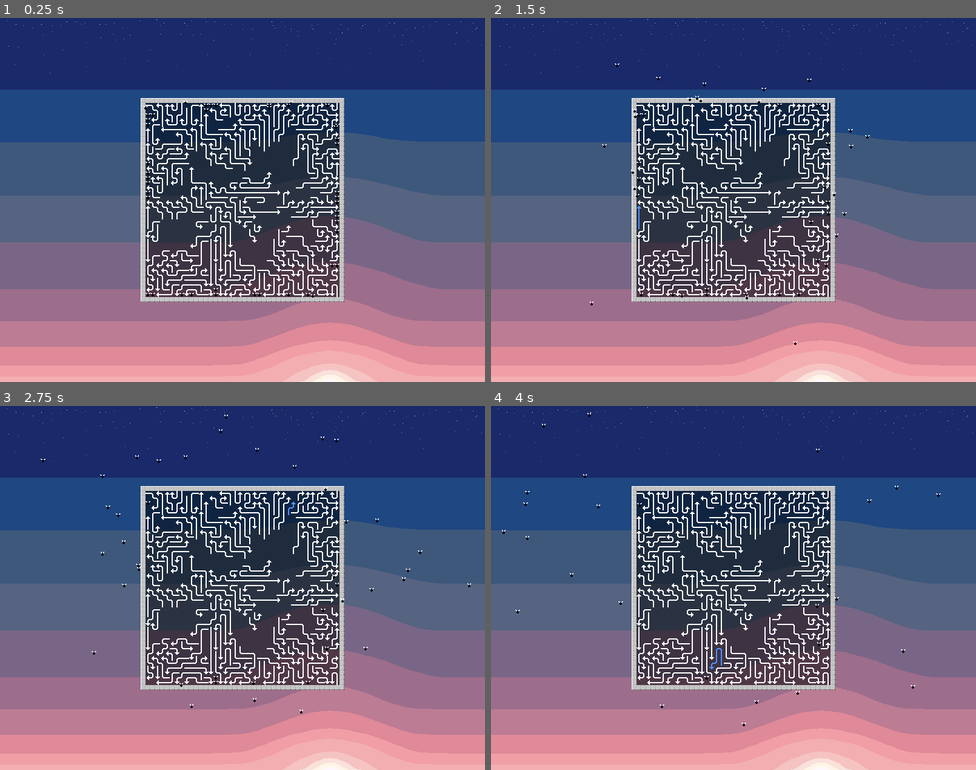
Above: before the commit, frames 1-4 (two rows, left to right).
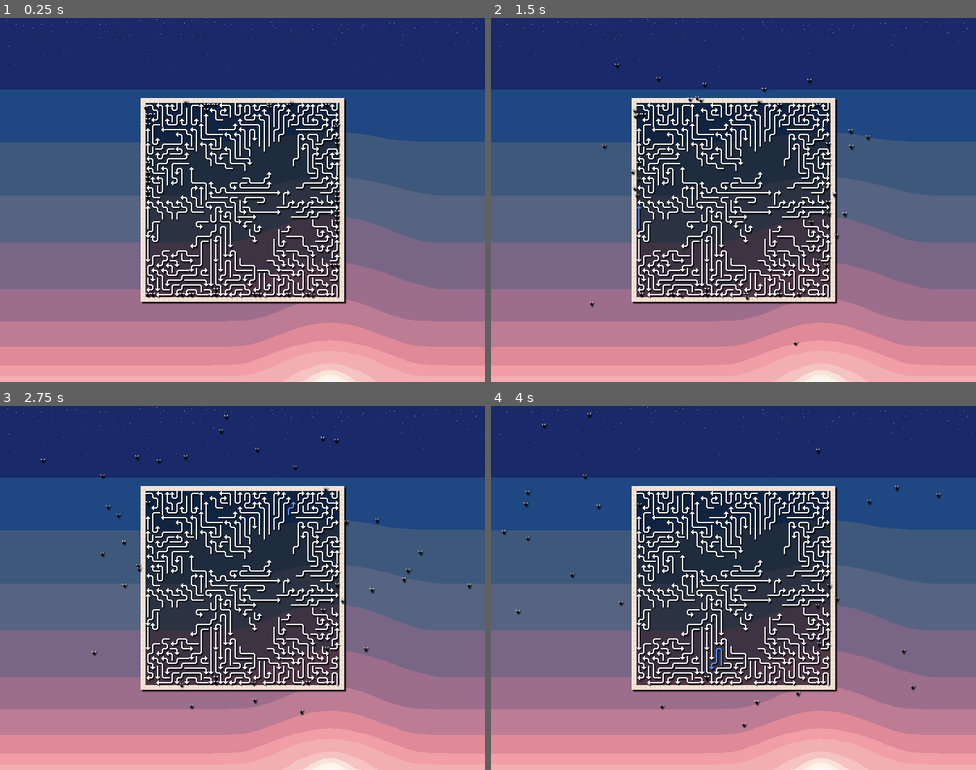
Above: after the commit, the same moments.

Repository: paulguy/arrow-game
Game: Godot game, scene res://game.tscn
The game is run twice, just before and just after one commit, with the same random seed, the same clock (stepped at 60 frames per second) and the same inputs.
Inputs (mouse positions are in pixels of both pictures, inside the frame that each line leads up to):
- Up to frame 1 (0.25 s): no input
- Up to frame 2 (1.5 s): tap Enter at 0.5 s; move the mouse to (840, 181) at 0.52 s; click (840, 181) at 0.67 s; move the mouse to (636, 218) at 1.27 s; click (636, 218) at 1.42 s
- Up to frame 3 (2.75 s): move the mouse to (291, 507) at 2.02 s; click (291, 507) at 2.17 s
- Up to frame 4 (4 s): move the mouse to (709, 660) at 2.77 s; click (709, 660) at 2.92 s; move the mouse to (879, 642) at 3.52 s; click (879, 642) at 3.67 s

The runs differ from the first frame. In frame 1, 6.3% of the frame differs, in the area x 29-72%, y 22-79%; in frame 2, 6.3%; in frame 3, 6.4%, in the area x 8-98%, y 2-85%; in frame 4, 6.4%.

Commit message:
Add shadow effects and revise some graphics.

Diff:
--- a/ArrowView.gd
+++ b/ArrowView.gd
@@ -13,10 +13,8 @@
 var offscreen_overhang : int
 var astar : AStarGrid2D
 
-func _ready():
-	position = tile_map.tile_set.tile_size
-
 func make_map(size : Vector2i):
+	position = (get_viewport_rect().end - Vector2(size * tile_map.tile_set.tile_size)) / 2.0
 	if arrow_map != null:
 		arrow_map.free()
 	arrow_map = ArrowMap.new(size, 3, 10)
@@ -41,25 +39,22 @@
 		pos += ArrowMap.UPDATE_POS[towards]
 		tile_map.set_cell(pos, 0, Vector2i(column, tile_map.get_cell_atlas_coords(pos).y))
 
-func _input(e : InputEvent):
+func click_snake(pos : Vector2):
 	if active_snake == null and \
-	   offscreen_snake == null and \
-	   e is InputEventMouseButton:
-		var mouse_e : InputEventMouseButton = e as InputEventMouseButton
-		if mouse_e.pressed and mouse_e.button_mask & MOUSE_BUTTON_MASK_LEFT:
-			var snake_idx : int = arrow_map.select_snake(get_local_mouse_position() / Vector2(tile_map.tile_set.tile_size))
-			if snake_idx >= 0:
-				if snake_idx == last_snake:
-					# starting
-					active_index = snake_idx
-					active_snake = arrow_map.snakes[active_index].copy()
-					set_snake_column(active_snake, 0)
-					last_snake = -1
-				else:
-					if last_snake >= 0:
-						set_snake_column(arrow_map.snakes[last_snake], 0)
-					set_snake_column(arrow_map.snakes[snake_idx], 1)
-					last_snake = snake_idx
+	   offscreen_snake == null:
+		var snake_idx : int = arrow_map.select_snake(pos / Vector2(tile_map.tile_set.tile_size))
+		if snake_idx >= 0:
+			if snake_idx == last_snake:
+				# starting
+				active_index = snake_idx
+				active_snake = arrow_map.snakes[active_index].copy()
+				set_snake_column(active_snake, 0)
+				last_snake = -1
+			else:
+				if last_snake >= 0:
+					set_snake_column(arrow_map.snakes[last_snake], 0)
+				set_snake_column(arrow_map.snakes[snake_idx], 1)
+				last_snake = snake_idx
 
 func get_fly_path(from : Vector2i) -> Array[Vector2i]:
 	var center : Vector2i = astar.region.get_center()
--- /dev/null
+++ b/ArrowViewportBlur.gdshader
@@ -0,0 +1,39 @@
+shader_type canvas_item;
+
+const float weight = 1.0 / 36.0;
+const mat4 blur = mat4(
+	vec4(weight, weight * 2.0, weight * 2.0, weight),
+	vec4(weight * 2.0, weight * 4.0, weight * 4.0, weight * 2.0),
+	vec4(weight * 2.0, weight * 4.0, weight * 4.0, weight * 2.0),
+	vec4(weight, weight * 2.0, weight * 2.0, weight)
+);
+
+void vertex() {
+	// Called for every vertex the material is visible on.
+}
+
+void fragment() {
+	// Called for every pixel the material is visible on.
+	COLOR.rgb = vec3(0.0);
+	COLOR.a = texture(TEXTURE, UV + (TEXTURE_PIXEL_SIZE * vec2(-1.5, -1.5))).a * blur[0][0] +
+			  texture(TEXTURE, UV + (TEXTURE_PIXEL_SIZE * vec2(-0.5, -1.5))).a * blur[0][1] +
+			  texture(TEXTURE, UV + (TEXTURE_PIXEL_SIZE * vec2( 0.5, -1.5))).a * blur[0][2] +
+			  texture(TEXTURE, UV + (TEXTURE_PIXEL_SIZE * vec2( 1.5, -1.5))).a * blur[0][3] +
+			  texture(TEXTURE, UV + (TEXTURE_PIXEL_SIZE * vec2(-1.5, -0.5))).a * blur[1][0] +
+			  texture(TEXTURE, UV + (TEXTURE_PIXEL_SIZE * vec2(-0.5, -0.5))).a * blur[1][1] +
+			  texture(TEXTURE, UV + (TEXTURE_PIXEL_SIZE * vec2( 0.5, -0.5))).a * blur[1][2] +
+			  texture(TEXTURE, UV + (TEXTURE_PIXEL_SIZE * vec2( 1.5, -0.5))).a * blur[1][3] +
+			  texture(TEXTURE, UV + (TEXTURE_PIXEL_SIZE * vec2(-1.5,  0.5))).a * blur[2][0] +
+			  texture(TEXTURE, UV + (TEXTURE_PIXEL_SIZE * vec2(-0.5,  0.5))).a * blur[2][1] +
+			  texture(TEXTURE, UV + (TEXTURE_PIXEL_SIZE * vec2( 0.5,  0.5))).a * blur[2][2] +
+			  texture(TEXTURE, UV + (TEXTURE_PIXEL_SIZE * vec2( 1.5,  0.5))).a * blur[2][3] +
+			  texture(TEXTURE, UV + (TEXTURE_PIXEL_SIZE * vec2(-1.5,  1.5))).a * blur[3][0] +
+			  texture(TEXTURE, UV + (TEXTURE_PIXEL_SIZE * vec2(-0.5,  1.5))).a * blur[3][1] +
+			  texture(TEXTURE, UV + (TEXTURE_PIXEL_SIZE * vec2( 0.5,  1.5))).a * blur[3][2] +
+			  texture(TEXTURE, UV + (TEXTURE_PIXEL_SIZE * vec2( 1.5,  1.5))).a * blur[3][3];
+}
+
+//void light() {
+//	// Called for every pixel for every light affecting the CanvasItem.
+//	// Uncomment to replace the default light processing function with this one.
+//}
--- a/fly.gd
+++ b/fly.gd
@@ -11,7 +11,6 @@
 var cell_size : Vector2i
 var time : float = 0.0
 var anim_time : float = 0.0
-var anim : int = 0
 
 @onready var sprite : Sprite2D = $Sprite
 
--- a/game.gd
+++ b/game.gd
@@ -19,8 +19,18 @@
 const BORDER_R : Vector2i = Vector2i(4, 0)
 const BORDER_R_ALT : int = 1
 const BORDER_BG : Vector2i = Vector2i(5, 0)
+const BORDER_SHADOW_BL : Vector2i = Vector2i(0, 1)
+const BORDER_SHADOW_BL_ALT : int = 0
+const BORDER_SHADOW_TR : Vector2i = Vector2i(0, 1)
+const BORDER_SHADOW_TR_ALT : int = 1
+const BORDER_SHADOW_BR : Vector2i = Vector2i(2, 1)
+const BORDER_SHADOW_BR_ALT : int = 0
+const BORDER_SHADOW_B : Vector2i = Vector2i(1, 1)
+const BORDER_SHADOW_B_ALT : int = 0
+const BORDER_SHADOW_R : Vector2i = Vector2i(1, 1)
+const BORDER_SHADOW_R_ALT : int = 1
 
-@onready var arrow_view : Node2D = $"Border/ArrowView"
+@onready var arrow_view : Node2D = $"ArrowViewport/ArrowView"
 @onready var border : TileMapLayer = $"Border"
 @onready var field_bg : Polygon2D = $"Border/Field Background"
 
@@ -31,15 +41,19 @@
 	border.set_cell(Vector2i(size.x + 1, 0), 0, BORDER_TR, BORDER_TR_ALT)
 	border.set_cell(Vector2i(0, size.y + 1), 0, BORDER_BL, BORDER_BL_ALT)
 	border.set_cell(Vector2i(size.x + 1, size.y + 1), 0, BORDER_BR, BORDER_BR_ALT)
+	border.set_cell(Vector2i(0, size.y + 2), 0, BORDER_SHADOW_BL, BORDER_SHADOW_BL_ALT)
+	border.set_cell(Vector2i(size.x + 2, 0), 0, BORDER_SHADOW_TR, BORDER_SHADOW_TR_ALT)
+	border.set_cell(Vector2i(size.x + 1, size.y + 2), 0, BORDER_SHADOW_B, BORDER_SHADOW_B_ALT)
+	border.set_cell(Vector2i(size.x + 2, size.y + 1), 0, BORDER_SHADOW_R, BORDER_SHADOW_R_ALT)
+	border.set_cell(Vector2i(size.x + 2, size.y + 2), 0, BORDER_SHADOW_BR, BORDER_SHADOW_BR_ALT)
 	for x in size.x:
 		border.set_cell(Vector2i(x + 1, 0), 0, BORDER_T, BORDER_T_ALT)
 		border.set_cell(Vector2i(x + 1, size.y + 1), 0, BORDER_B, BORDER_B_ALT)
+		border.set_cell(Vector2i(x + 1, size.y + 2), 0, BORDER_SHADOW_B, BORDER_SHADOW_B_ALT)
 	for y in size.y:
 		border.set_cell(Vector2i(0, y + 1), 0, BORDER_L, BORDER_L_ALT)
 		border.set_cell(Vector2i(size.x + 1, y + 1), 0, BORDER_R, BORDER_R_ALT)
-#	for y in size.y:
-#		for x in size.x:
-#			border.set_cell(Vector2i(x + 1, y + 1), 0, BORDER_BG)
+		border.set_cell(Vector2i(size.x + 2, y + 1), 0, BORDER_SHADOW_R, BORDER_SHADOW_R_ALT)
 	field_bg.position = tile_size
 	field_bg.polygon = PackedVector2Array([
 		Vector2(0, 0),
@@ -51,3 +65,9 @@
 
 func _ready():
 	setup_map(DEFAULT_SIZE)
+
+func _input(e : InputEvent):
+	if e is InputEventMouseButton:
+		var mouse_e : InputEventMouseButton = e as InputEventMouseButton
+		if mouse_e.pressed and mouse_e.button_mask & MOUSE_BUTTON_MASK_LEFT:
+			arrow_view.click_snake(get_global_mouse_position() - arrow_view.position)
--- a/game.tscn
+++ b/game.tscn
@@ -4,6 +4,7 @@
 [ext_resource type="Script" uid="uid://u033pomy8yui" path="res://game.gd" id="1_fc0e3"]
 [ext_resource type="Texture2D" uid="uid://bwpn0yy51x4p" path="res://background-1.png" id="2_e2o6t"]
 [ext_resource type="Texture2D" uid="uid://d1kv6id8hlo2a" path="res://border.png" id="3_7jktm"]
+[ext_resource type="Shader" uid="uid://dsgpq3pakocyn" path="res://ArrowViewportBlur.gdshader" id="5_7jktm"]
 
 [sub_resource type="TileSetAtlasSource" id="TileSetAtlasSource_ryrav"]
 texture = ExtResource("3_7jktm")
@@ -23,13 +24,35 @@
 4:0/1 = 1
 4:0/1/transpose = true
 5:0/0 = 0
+0:1/next_alternative_id = 3
+0:1/0 = 0
+0:1/1 = 1
+0:1/1/transpose = true
+1:1/next_alternative_id = 2
+1:1/0 = 0
+1:1/1 = 1
+1:1/1/transpose = true
+2:1/0 = 0
 
 [sub_resource type="TileSet" id="TileSet_o8fo8"]
 tile_size = Vector2i(8, 8)
 sources/0 = SubResource("TileSetAtlasSource_ryrav")
 
+[sub_resource type="ShaderMaterial" id="ShaderMaterial_o8fo8"]
+shader = ExtResource("5_7jktm")
+
+[sub_resource type="ViewportTexture" id="ViewportTexture_o8fo8"]
+viewport_path = NodePath("ArrowViewport")
+
 [node name="Game" type="Node2D" unique_id=314868065]
 script = ExtResource("1_fc0e3")
+
+[node name="ArrowViewport" type="SubViewport" parent="." unique_id=1079277244]
+disable_3d = true
+transparent_bg = true
+size = Vector2i(800, 600)
+
+[node name="ArrowView" parent="ArrowViewport" unique_id=396112226 instance=ExtResource("1_80nbo")]
 
 [node name="Background" type="Sprite2D" parent="." unique_id=156453144]
 texture = ExtResource("2_e2o6t")
@@ -41,4 +64,14 @@
 [node name="Field Background" type="Polygon2D" parent="Border" unique_id=49738478]
 color = Color(0, 0, 0, 0.49803922)
 
-[node name="ArrowView" parent="Border" unique_id=396112226 instance=ExtResource("1_80nbo")]
+[node name="Arrow Viewport Blur" type="Polygon2D" parent="." unique_id=80406106]
+material = SubResource("ShaderMaterial_o8fo8")
+position = Vector2(2, 2)
+texture = SubResource("ViewportTexture_o8fo8")
+polygon = PackedVector2Array(0, 0, 800, 0, 800, 600, 0, 600)
+uv = PackedVector2Array(0, 0, 800, 0, 800, 600, 0, 600)
+
+[node name="Arrow Viewport View" type="Polygon2D" parent="." unique_id=2075876877]
+texture = SubResource("ViewportTexture_o8fo8")
+polygon = PackedVector2Array(0, 0, 800, 0, 800, 600, 0, 600)
+uv = PackedVector2Array(0, 0, 800, 0, 800, 600, 0, 600)
Not shown, added: ArrowViewportBlur.gdshader.uid
Binary file changed: border.aseprite
Binary file changed: border.png
